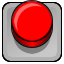
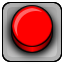
The second 64x64 image is a revision of the first. Changes to its layers:
showed group "Players" (7 layers) over [11, 5, 53, 53]
showed "Red Top" over [12, 6, 52, 46]
showed "Red Lower" over [12, 12, 52, 52]
added layer "Shadow" above "Blue" over [1, 0, 63, 63]
removed group "Active Players" (3 layers) over [11, 0, 53, 54]
removed layer "player_red.png" from group "Active Players" over [11, 0, 53, 48]
removed layer "Layer" (was 34%) from group "Active Players" over [13, 16, 51, 54]
